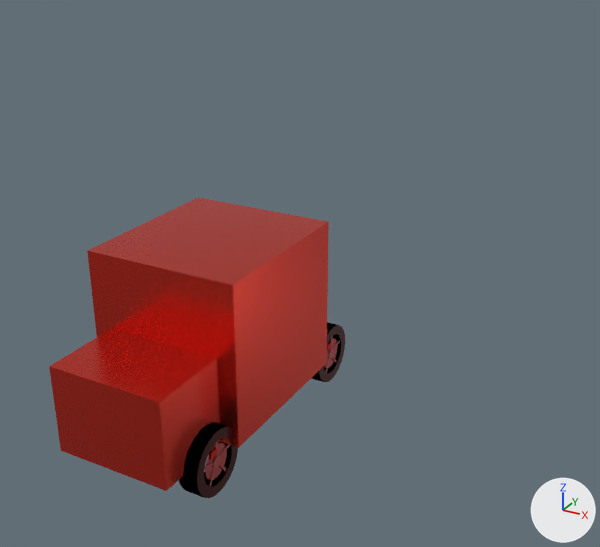
What one commit did to the glTF model assets/vehicles/transcontinental_semi_lod0.glb.
Camera for both pictures: a 50 mm lens placed at (6.91, -10.41, 7.74), pointed at (-1.38, 4.67, 0.2). Arrows for +X, +Y and +Z are at lower right; the lights stay in place. The older version comes first. Vertices at exactly the same position are counted once.

The first picture shows 'Chassis', 'Wheel_FR', 'Wheel_RR'.
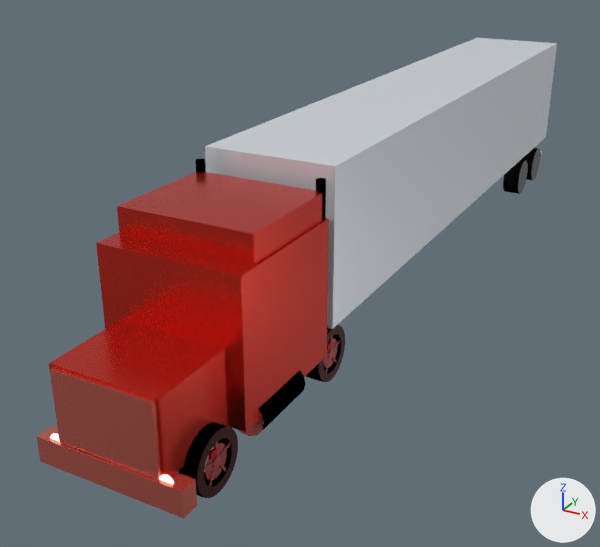
Changed parts and their boxes (x1, y1, x2, y2) in the pictures (600 x 547 px):
'Chassis', reshaped (22% taller): before (49, 197, 329, 491); after (37, 159, 329, 518)
'Articulated_Trailer', added: after (205, 38, 557, 329)
'Headlights', added: after (50, 433, 174, 485)
part 1 of me_chassis, added: after (96, 218, 329, 432)
part 2 of me_chassis, added: after (117, 172, 322, 264)
part 3 of me_chassis, added: after (49, 320, 228, 476)
part 4 of me_chassis, added: after (50, 368, 161, 480)
part 5 of me_chassis, added: after (37, 426, 197, 518)
part 6 of me_chassis, added: after (195, 159, 205, 173)
part 7 of me_chassis, added: after (316, 178, 326, 220)
part 8 of me_chassis, added: after (237, 371, 305, 436)
part 9 of me_chassis, deleted: before (49, 328, 220, 491)
part 10 of me_chassis, deleted: before (87, 197, 329, 448)

The change, as a list of edits to the scene's bpy script:
```text
Add mat_headlights_mat:
    mat_headlights_mat = bpy.data.materials.new('Headlights_Mat')
    # nodes: BsdfPrincipled, Mix, OutputMaterial, VertexColor
    # colours: white #fffdf3, mixed with the vertex colours
Add mat_articulated_trailer_mat:
    mat_articulated_trailer_mat = bpy.data.materials.new('Articulated_Trailer_Mat')
    # nodes: BsdfPrincipled, Mix, OutputMaterial, VertexColor
    # colours: white #f3f6f9, mixed with the vertex colours
Change me_chassis:
    used by ob_chassis; location = (0.0, 0.0, 0.0)
    remove me_chassis.from_pydata(...)  # 68 vertices, 120 faces; spans x -1.27..1.27, y -3.3..0.8, z 0.55..3.15
    add me_chassis.from_pydata(...)  # 196 vertices, 336 faces; spans x -1.37..1.37, y -3.4..2.4, z 0.3..3.85
    me_chassis part 1: a new loose piece, a box spanning x -1.27..1.27, y -1.8..0.8, z 0.7..3.2, in mat_chassis_mat
    me_chassis part 2: a new loose piece, a box spanning x -1.21..1.21, y -1.35..0.75, z 3.15..3.65, in mat_chassis_mat
    me_chassis part 3: a new loose piece, a box spanning x -0.95..0.95, y -3.3..-1.6, z 0.7..2.0, in mat_chassis_mat
    me_chassis part 4: a new loose piece, a box spanning x -0.88..0.88, y -3.36..-3.28, z 0.75..1.95, in mat_chassis_mat
    me_chassis part 5: a new loose piece, a box spanning x -1.3..1.3, y -3.4..-3.1, z 0.3..0.74, in mat_chassis_mat
    me_chassis part 6: a new loose piece, a 12-sided cylinder along z spanning x -1.23..-1.07, y 0.67..0.83, z 1.65..3.85, in mat_chassis_mat
    me_chassis part 7: a new loose piece, a 12-sided cylinder along z spanning x 1.07..1.23, y 0.67..0.83, z 1.65..3.85, in mat_chassis_mat
    me_chassis part 8: a new loose piece of 32 vertices spanning x 0.73..1.37, y -1.45..-0.15, z 0.37..0.99, in mat_chassis_mat
    me_chassis part 9: the loose piece of 8 vertices spanning x -0.95..0.95, y -3.3..-1.6, z 0.55..1.95 is deleted
    me_chassis part 10
    8 vertices are removed from x -1.27..1.27, y -2.0..0.8, z 0.55..3.15
    12 faces are deleted
    other edits to the shape of me_chassis do not show in these pictures
Add me_headlights:
    me_headlights.from_pydata(...)  # 52 vertices, 96 faces; spans x -1.1..1.1, y -3.34..-3.3, z 0.6..0.84
    me_headlights.materials.append(mat_headlights_mat)
Add me_articulated_trailer:
    me_articulated_trailer.from_pydata(...)  # 152 vertices, 272 faces; spans x -1.3..1.3, y 0.0..15.0, z -1.0..3.0
    me_articulated_trailer.materials.append(mat_articulated_trailer_mat)
Add ob_headlights:
    ob_headlights = bpy.data.objects.new('Headlights', me_headlights)
    ob_headlights.location = (0.0, 0.0, 0.0)
Add ob_articulated_trailer:
    ob_articulated_trailer = bpy.data.objects.new('Articulated_Trailer', me_articulated_trailer)
    ob_articulated_trailer.location = (0.0, 1.05, 0.98)
```
